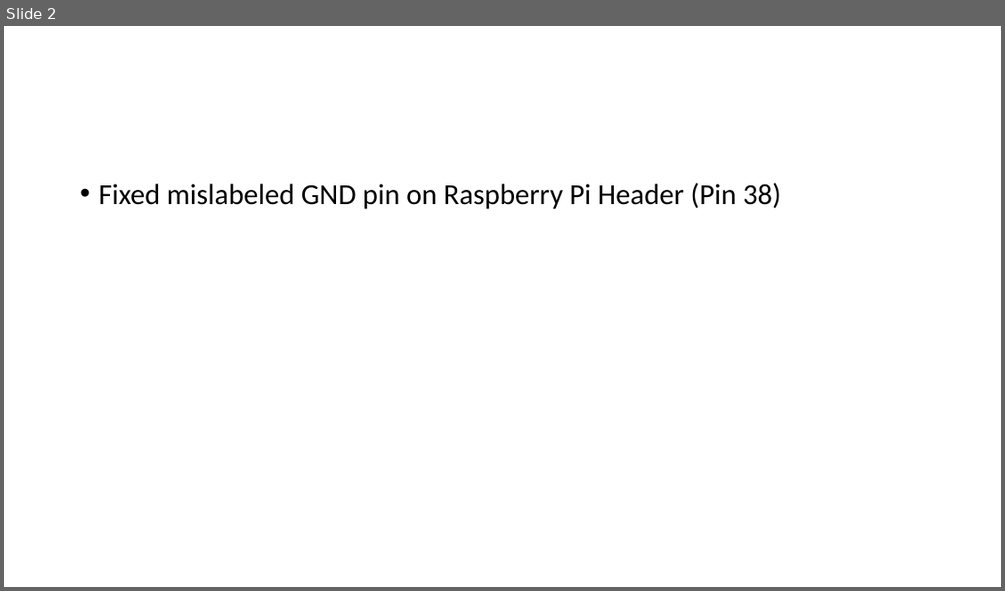
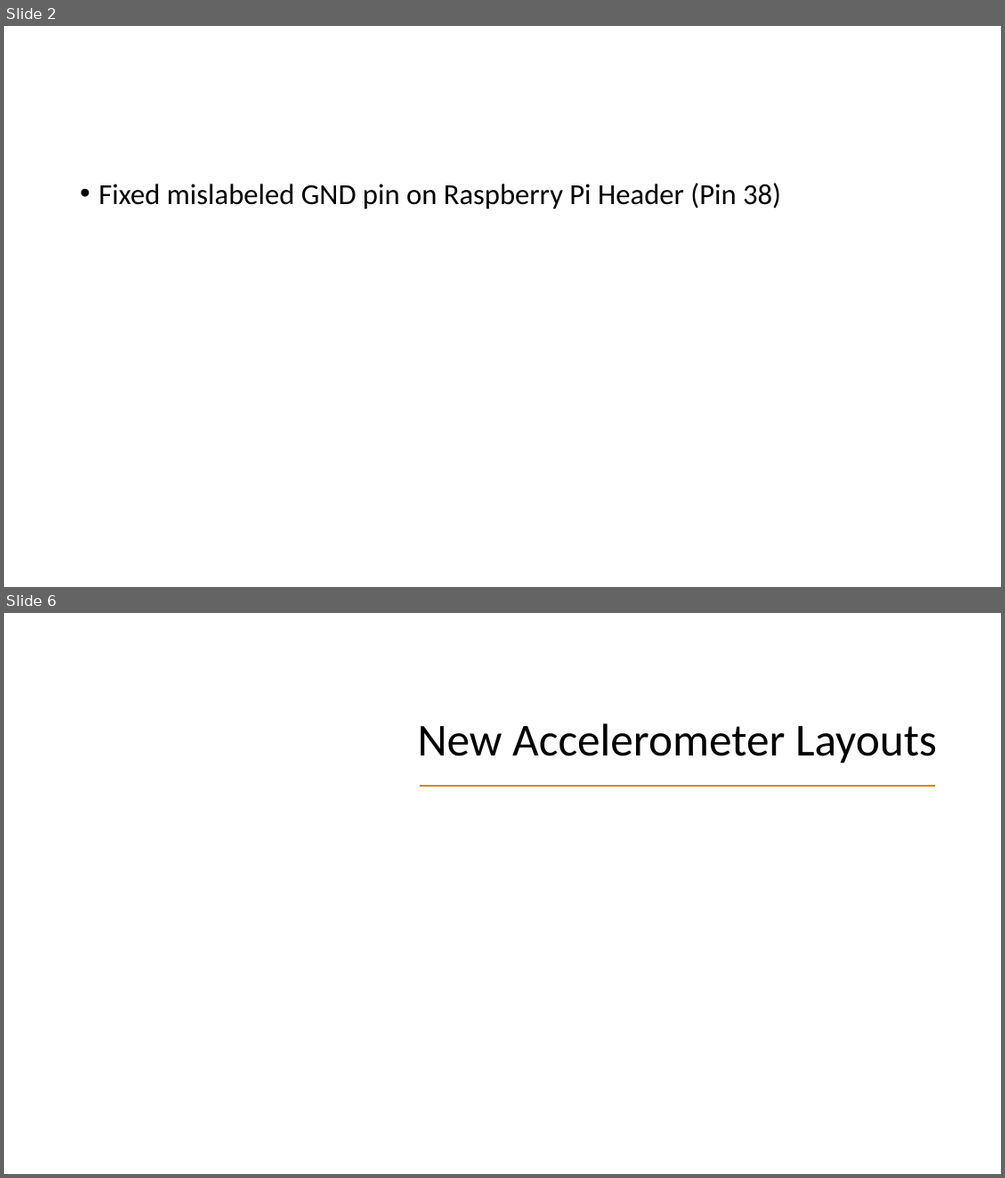
Before and after one commit to MissouriMRDT/NavBoard_Hardware, a slide deck: Documentation/Schematic Review 1.pptx. Shown one above the other, each under a label of ours: slide 2 before the commit, slides 2 and 6 after it; the slides between them are not shown. The pictures are 1005x591 and 1005x1178 pixels, drawn with LibreOffice and Linux fonts; fonts in the diff are those of the drawing. Boxes give left, top, right and bottom in pixels: in the first picture for what was removed or moved away, otherwise in the second. Text is boxed around its words. In the diff, an @@ line names an element or a change of style, - is before the commit and + after.

```diff
--- a/Documentation/Schematic Review 1.pptx
+++ b/Documentation/Schematic Review 1.pptx
@@ slide 6 added at [4, 613, 1001, 1174], background #FFFFFF @@
@@ title added at [418, 723, 937, 763], 44 pt, text #000000 @@
+New Accelerometer Layouts
@@ line added from (420, 786) to (936, 786), #DF8400 1.5 pt @@
```
Also in this commit, not shown: 3 other slides added, 7 other files.
